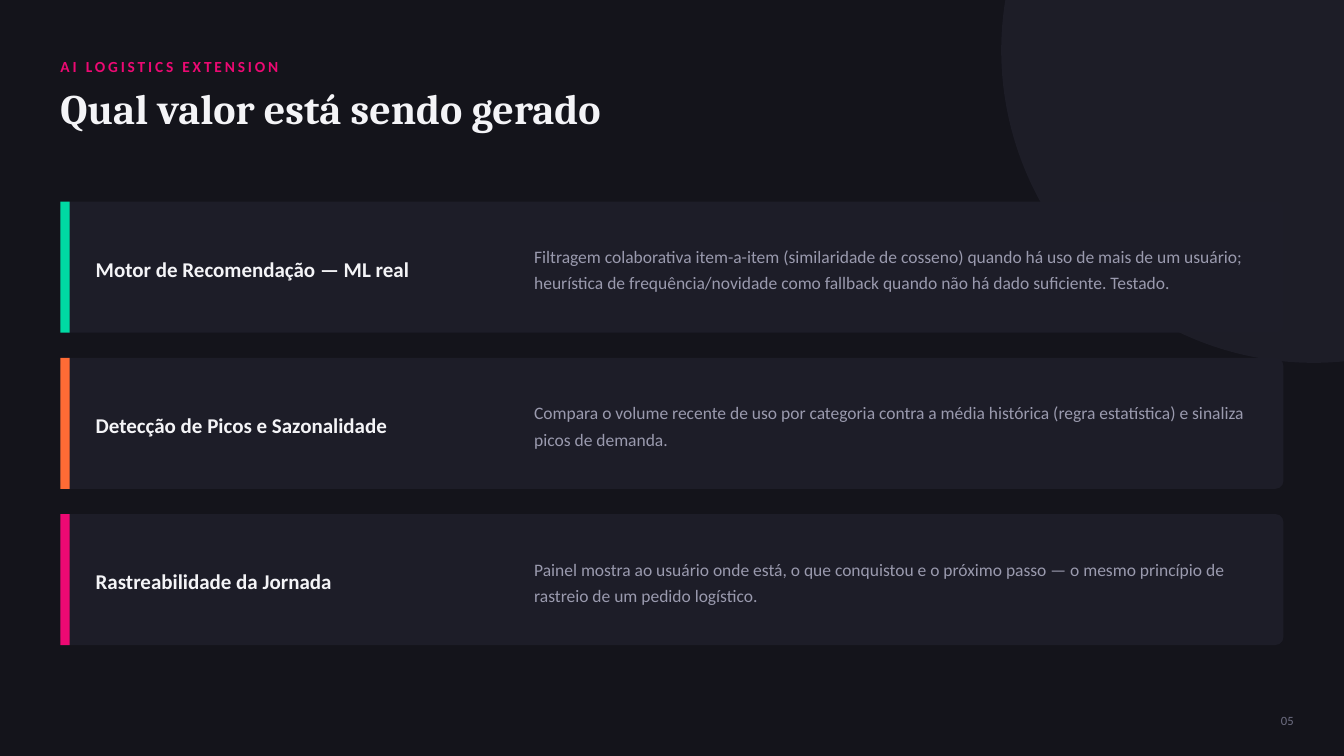
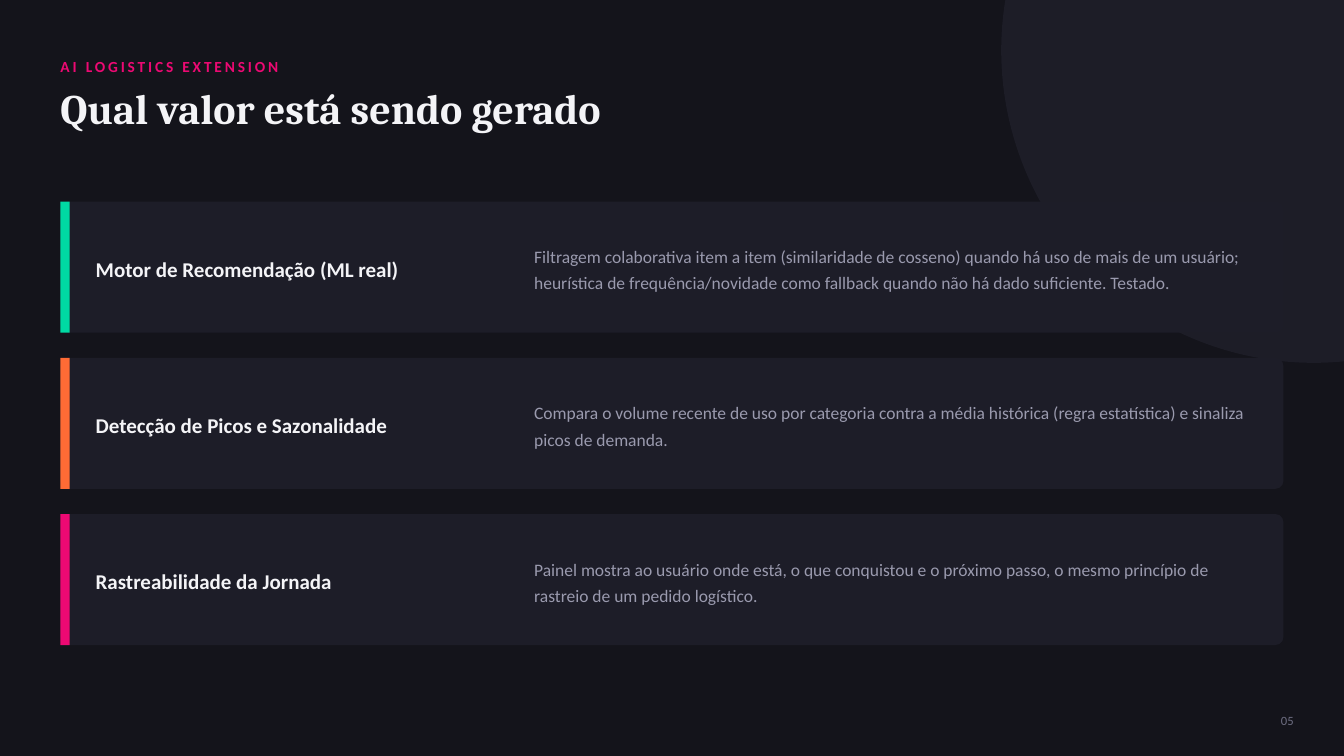
Before and after one commit to DevRafonalde/digital360_flutter, a slide deck: slide 5 of docs/atividade4/SLIDES_ATIVIDADE4.pptx. Drawn at 1344x756 pixels with LibreOffice and Linux fonts; fonts in the diff are those of the drawing. Boxes give left, top, right and bottom in pixels: in the first picture for what was removed or moved away, otherwise in the second. Text is boxed around its words. In the diff, an @@ line names an element or a change of style, - is before the commit and + after.

Commit message:
Corrige CI do backend Python (ModuleNotFoundError) e ajusta slides da Atividade 4
O job "Backend (pytest)" falhava desde o primeiro PR (agosto) porque o
pytest, invocado como comando direto (nao "python -m pytest"), usa o
diretorio do proprio executavel como sys.path[0], nao o cwd - entao
"from app.db import ..." em tests/conftest.py nunca encontrava o pacote
app. Localmente sempre rodamos com "python -m pytest", que mascarava o
problema. Corrigido com backend/pytest.ini (pythonpath = .). Validado
simulando a condicao exata do CI (script rodando fora do diretorio do
projeto): 81 testes passam, sem ModuleNotFoundError.

Slides da Atividade 4: removidos os travessoes (—) do texto, trocados por
pontuacao mais natural (dois-pontos, virgula, ponto final).

```diff
--- a/docs/atividade4/SLIDES_ATIVIDADE4.pptx
+++ b/docs/atividade4/SLIDES_ATIVIDADE4.pptx
@@ text at [96, 261, 398, 281]: text changed @@
-Motor de Recomendação — ML real
+Motor de Recomendação (ML real)
@@ text at [534, 250, 1239, 292]: text changed @@
-Filtragem colaborativa item-a-item (similaridade de cosseno) quando há uso de mais de um usuário; heurística de frequência/novidade como fallback quando não há dado suficiente. Testado.
+Filtragem colaborativa item a item (similaridade de cosseno) quando há uso de mais de um usuário; heurística de frequência/novidade como fallback quando não há dado suficiente. Testado.
@@ text at [534, 564, 1208, 605]: text changed @@
-Painel mostra ao usuário onde está, o que conquistou e o próximo passo — o mesmo princípio de rastreio de um pedido logístico.
+Painel mostra ao usuário onde está, o que conquistou e o próximo passo, o mesmo princípio de rastreio de um pedido logístico.
```
Also in this commit, not shown: 7 other slides changed, 2 other files.
